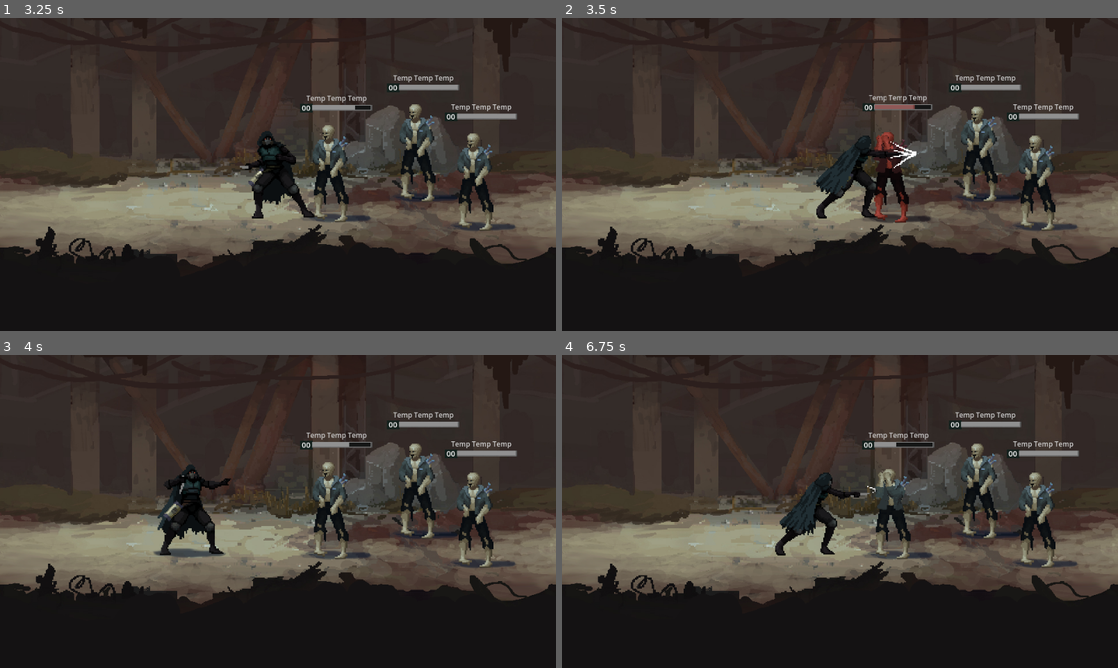
Above: before the commit, frames 1-4 (two rows, left to right).
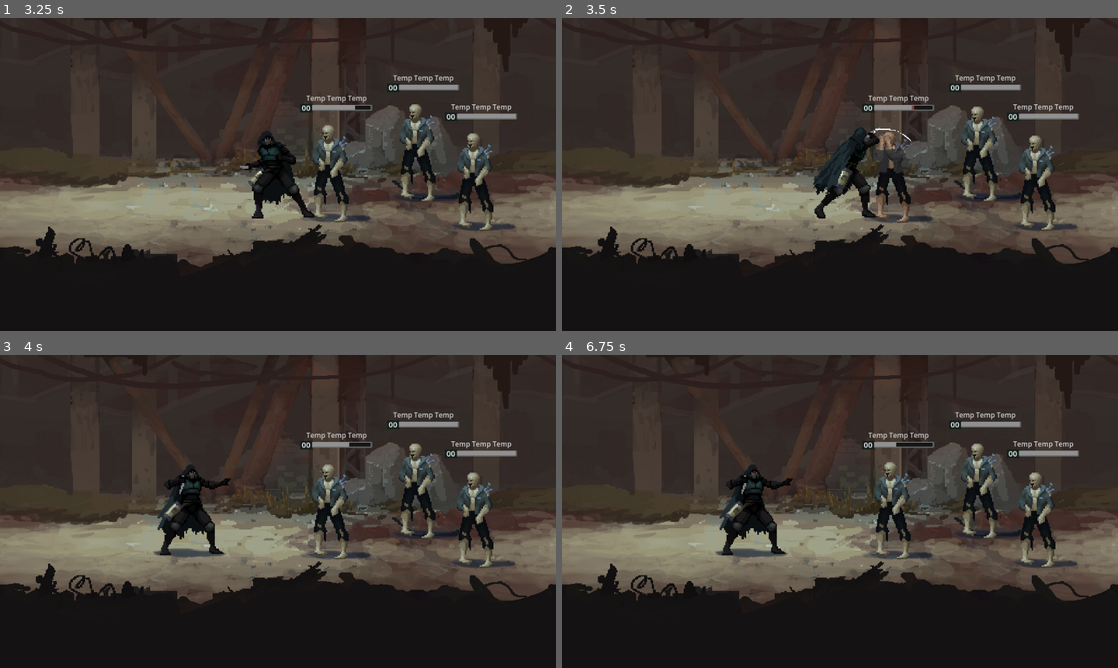
Above: after the commit, the same moments.

Repository: lynxLoad/biosplit
Game: Godot game, scene res://game/arena/arena.tscn
The game is run twice, just before and just after one commit, with the same random seed, the same clock (stepped at 60 frames per second) and the same inputs.
Inputs:
- Up to frame 1 (3.25 s): hold Z (attack) 0.53-1.28 s; tap X (block) at 0.8, 1.35, 2.3, 2.85 s; tap Z (attack) at 1.55, 3.05 s; hold Z (attack) 2.03-2.78 s
- Up to frame 2 (3.5 s): no input
- Up to frame 3 (4 s): hold Z (attack) from 3.53 s (still down); tap X (block) at 3.8 s
- Up to frame 4 (6.75 s): release Z (attack) at 4.28 s; tap X (block) at 4.35, 5.3, 5.85 s; tap Z (attack) at 4.55, 6.05 s; hold Z (attack) 5.03-5.78 s; hold Z (attack) from 6.53 s (still down)

Frame 1 is identical in both runs. In frame 2, 2.1% of the frame differs, in the area x 45-67%, y 24-66%; in frame 3, 0.3%; in frame 4, 3.6%, in the area x 27-63%, y 34-65%.

Commit message:
im too tired to comment commit

Diff:
--- a/game/arena/arena.tscn
+++ b/game/arena/arena.tscn
@@ -11,6 +11,7 @@
 [node name="Arena" type="Node2D" unique_id=1800405082]
 
 [node name="Background" type="Node2D" parent="." unique_id=1873647051]
+z_index = -4015
 
 [node name="Parallax2D" type="Parallax2D" parent="Background" unique_id=1655981381]
 scroll_scale = Vector2(0.3, 0.3)
@@ -51,6 +52,7 @@
 scroll_scale = Vector2(3, 3)
 
 [node name="Sprite2D" type="Sprite2D" parent="Background/Parallax2D2" unique_id=474648524]
+z_index = 4096
 texture_filter = 1
 texture_repeat = 2
 position = Vector2(320, 0)
--- a/game/characters/character_base.gd
+++ b/game/characters/character_base.gd
@@ -48,11 +48,47 @@
 @export var block_flash_out_duration: float = 0.12
 @export var block_shake_distance: float = 6.0
 @export var block_max_absorbed_damage: float = 0.0
-@export var death_knockback_distance: float = 100.0
+
+# ── death / corpse ──
+
+## Базовая дистанция отлёта при смерти.
+@export var death_knockback_distance: float = 120.0
 @export var death_knockback_duration: float = 0.45
+
+## Разброс направления, ± радианы. 0.25 ≈ ±14° — траектория читается
+## как "улетел от удара", но трупы не слипаются в одну точку.
+@export var death_knockback_angle_jitter: float = 0.25
+
+## Разброс дистанции, ± доля. 0.3 → от 70% до 130%.
+@export var death_knockback_distance_jitter: float = 0.5
+
+## Минимальное расстояние между центрами трупов.
+## Гарантия, что игрок сможет подойти к каждому для лута.
+@export var death_min_corpse_distance: float = 150.0
+
+## Сколько вариантов перебрать, чтобы найти свободное место.
+@export_range(1, 40) var death_landing_attempts: int = 20
+
+## Ограничение арены. Если size == 0 — берётся видимая область вьюпорта
+## с отступом death_landing_viewport_pad.
+@export var death_landing_bounds: Rect2 = Rect2()
+@export var death_landing_viewport_pad: Vector2 = Vector2(60.0, 60.0)
+
+## true — оригинальное поведение (исчезают, queue_free).
+## false — труп остаётся в сцене для лута.
+@export var death_disappear: bool = false
+
+## Конечная прозрачность трупа (1.0 — полностью видим).
+@export_range(0.0, 1.0) var death_corpse_alpha: float = 1.0
+
+## z_index после приземления. Опускает труп под живых.
+@export var death_corpse_z: int = -1
+
 @export var death_fade_duration: float = 0.5
 @export var death_fade_delay: float = 0.0
 @export var z_attack_priority: int = 1000
+
+const CORPSE_GROUP := &"corpses"
 
 @onready var animated_sprite: AnimatedSprite2D = $AnimatedSprite2D
 
@@ -70,6 +106,10 @@
 var _last_hit_from: Vector2 = Vector2.INF
 var _sprite_base_position: Vector2
 var _idle_point_set: bool = false
+
+## Куда труп приземлится (известно сразу при смерти — до начала полёта).
+## Используется другими умирающими, чтобы не сесть на это место.
+var _corpse_landing_pos: Vector2 = Vector2.INF
 
 const ANIM_IDLE   := &"idle"
 const ANIM_ATTACK := &"attack"
@@ -121,6 +161,13 @@
 	return maxf(0.0, character_stats.block_damage_reduction)
 
 
+## Куда труп приземлится. Пока он летит — возвращает точку приземления,
+## а не текущую (промежуточную) позицию. После приземления совпадает
+## с global_position.
+func get_corpse_anchor() -> Vector2:
+	return _corpse_landing_pos if _corpse_landing_pos != Vector2.INF else global_position
+
+
 # ── public actions ──
 
 func attack(enemy: CharacterBase) -> void:
@@ -274,6 +321,8 @@
 	if block_max_absorbed_damage > 0.0 and _block_absorbed >= block_max_absorbed_damage:
 		unblock()
 
+func _hide_ui_on_death() -> void:
+	pass
 
 # ── internal: action lifecycle ──
 
@@ -311,13 +360,16 @@
 		return
 	_state = State.DEAD
 	_block_absorbed = 0.0
-	_begin_action()  # ++id, kill tween
+	_begin_action()
 	_kill_tween(_hit_shake_tween)
 	_kill_tween(_flash_tween)
 	if animated_sprite:
 		animated_sprite.position = _sprite_base_position
 		animated_sprite.modulate = Color.WHITE
+	_hide_ui_on_death()
 	_play_anim(ANIM_DEATH)
+	if not death_disappear:
+		add_to_group(CORPSE_GROUP)
 	died.emit()
 	_start_death_knockback()
 	_start_death_fade()
@@ -441,28 +493,107 @@
 	_after_block_hit()
 
 
-# ── internal: смертельный отлёт ──
+# ── internal: смертельный отлёт и труп ──
 
 func _start_death_knockback() -> void:
 	var from := _last_hit_from
 	if from == Vector2.INF:
 		from = global_position + Vector2.DOWN
-	var dir := global_position - from
-	if dir.length_squared() < 0.0001:
-		dir = Vector2.UP
-	dir = dir.normalized()
-	var land := global_position + dir * death_knockback_distance
+	var base_dir := global_position - from
+	if base_dir.length_squared() < 0.0001:
+		base_dir = Vector2.UP
+	base_dir = base_dir.normalized()
+
+	var land := _find_corpse_landing(base_dir)
+	_corpse_landing_pos = land
+
 	var pt := create_tween()
 	pt.set_trans(Tween.TRANS_QUAD).set_ease(Tween.EASE_OUT)
 	pt.tween_property(self, "global_position", land, maxf(death_knockback_duration, 0.01))
+	if not death_disappear:
+		pt.tween_callback(func() -> void: z_index = death_corpse_z)
+
+
+## Ищет точку приземления в конусе `death_knockback_angle_jitter` вокруг `base_dir`.
+## Возвращает первую, которая дальше `death_min_corpse_distance` от всех уже
+## лежащих трупов. Если все заняты — лучшую из найденных (максимальная дистанция
+## до ближайшего трупа).
+func _find_corpse_landing(base_dir: Vector2) -> Vector2:
+	var corpses := get_tree().get_nodes_in_group(CORPSE_GROUP)
+	var bounds := _resolve_landing_bounds()
+
+	var best := global_position + base_dir * death_knockback_distance
+	var best_min_dist := -1.0
+
+	for i in death_landing_attempts:
+		var angle := 0.0
+		if death_knockback_angle_jitter > 0.0:
+			angle = randf_range(-death_knockback_angle_jitter, death_knockback_angle_jitter)
+
+		var dist := death_knockback_distance
+		if death_knockback_distance_jitter > 0.0:
+			dist *= randf_range(1.0 - death_knockback_distance_jitter, 1.0 + death_knockback_distance_jitter)
+
+		var cand := global_position + base_dir.rotated(angle) * dist
+		if bounds.size != Vector2.ZERO:
+			cand = _clamp_to_rect(cand, bounds)
+
+		var min_dist := _min_dist_to_corpses(cand, corpses)
+		if min_dist >= death_min_corpse_distance:
+			return cand
+		if min_dist > best_min_dist:
+			best_min_dist = min_dist
+			best = cand
+
+	return best
+
+
+func _min_dist_to_corpses(pos: Vector2, corpses: Array) -> float:
+	var min_d := INF
+	for c in corpses:
+		if c == self or not is_instance_valid(c):
+			continue
+		var c_pos: Vector2 = c.get_corpse_anchor() if c.has_method("get_corpse_anchor") else c.global_position
+		min_d = minf(min_d, pos.distance_to(c_pos))
+	return min_d
+
+
+func _resolve_landing_bounds() -> Rect2:
+	if death_landing_bounds.size != Vector2.ZERO:
+		return death_landing_bounds
+	var vp := get_viewport()
+	if vp == null:
+		return Rect2()
+	var r := vp.get_visible_rect()
+	var pad := death_landing_viewport_pad
+	var inner := Rect2(r.position + pad, r.size - pad * 2.0)
+	if inner.size.x <= 0.0 or inner.size.y <= 0.0:
+		return Rect2()
+	return inner
+
+
+func _clamp_to_rect(pos: Vector2, rect: Rect2) -> Vector2:
+	return Vector2(
+		clampf(pos.x, rect.position.x, rect.end.x),
+		clampf(pos.y, rect.position.y, rect.end.y)
+	)
 
 
 func _start_death_fade() -> void:
+	if not death_disappear and is_equal_approx(death_corpse_alpha, 1.0):
+		return
+
 	var ft := create_tween()
 	if death_fade_delay > 0.0:
 		ft.tween_interval(death_fade_delay)
-	ft.tween_property(self, "modulate:a", 0.0, death_fade_duration)
-	ft.tween_callback(queue_free)
+
+	if death_disappear:
+		ft.tween_property(self, "modulate:a", 0.0, maxf(death_fade_duration, 0.01))
+		ft.tween_callback(queue_free)
+	elif death_fade_duration > 0.0:
+		ft.tween_property(self, "modulate:a", death_corpse_alpha, death_fade_duration)
+	else:
+		modulate.a = death_corpse_alpha
 
 
 # ── internal: анимации ──
--- a/game/characters/enemy/enemy.gd
+++ b/game/characters/enemy/enemy.gd
@@ -67,3 +67,8 @@
 func _apply_damage(amount: float, flash: bool = true) -> void:
 	super._apply_damage(amount, flash)
 	_sync_bar(health_bar, health, character_stats.max_health)
+
+
+func _hide_ui_on_death() -> void:
+	if health_bar:
+		health_bar.visible = false
--- a/game/characters/enemy/enemy.tscn
+++ b/game/characters/enemy/enemy.tscn
@@ -14,6 +14,7 @@
 flash_in_duration = 0.06
 block_flash_color = Color(1, 0.4, 0.4, 1)
 death_knockback_duration = 0.25
+death_landing_bounds = Rect2(0, 0, 1111, 1111)
 death_fade_delay = 0.8
 
 [node name="AnimatedSprite2D" type="AnimatedSprite2D" parent="." unique_id=2005773418]
--- a/game/characters/player/player.gd
+++ b/game/characters/player/player.gd
@@ -5,6 +5,11 @@
 	&"attack_1": 0,
 	&"attack_2": 1,
 	#&"attack_3": 0,
+}
+
+@export var _attack_weights := {
+	&"attack_1": 1.75,
+	&"attack_2": 1.0,
 }
 
 var enemies: Array[CharacterBase] = []
@@ -23,13 +28,34 @@
 
 func _pick_attack() -> Dictionary:
 	var available: Array[StringName] = []
+	var total_weight := 0.0
+
 	for anim in _ATTACK_FRAMES:
 		if _has_anim(anim):
 			available.append(anim)
+			total_weight += _attack_weight(anim)
+
 	if available.is_empty():
 		return super()
-	var anim: StringName = available.pick_random()
-	return {"anim": anim, "frame": _ATTACK_FRAMES[anim]}
+
+	# Если все веса нулевые/отрицательные — равномерный рандом среди доступных
+	if total_weight <= 0.0:
+		var fallback: StringName = available.pick_random()
+		return {"anim": fallback, "frame": _ATTACK_FRAMES[fallback]}
+
+	var roll := randf() * total_weight
+	var chosen: StringName = available[available.size() - 1]
+	for anim in available:
+		roll -= _attack_weight(anim)
+		if roll <= 0.0:
+			chosen = anim
+			break
+
+	return {"anim": chosen, "frame": _ATTACK_FRAMES[chosen]}
+
+
+func _attack_weight(anim: StringName) -> float:
+	return float(_attack_weights.get(anim, 1.0))
 
 
 func _unhandled_input(event: InputEvent) -> void:
